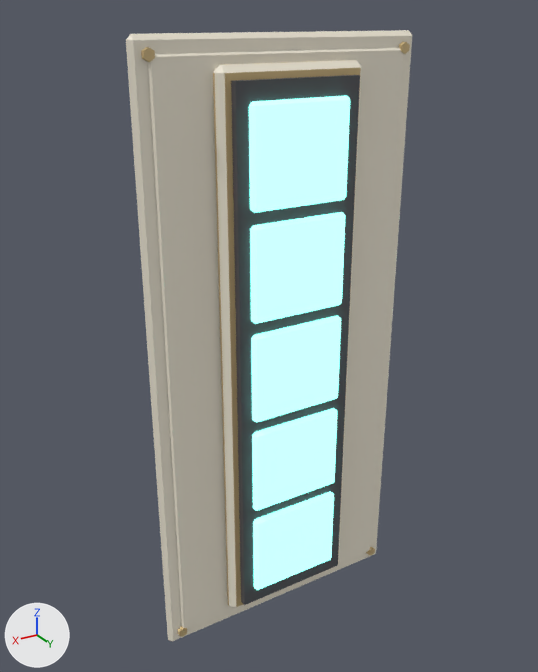
An edit to the FBX model Assets/_Project/Art/Models/Kit/Disp_Bar_1x2.fbx, drawn before and after from the same camera.
Rendered twice from a camera (50 mm lens) standing at (1.23, 1.97, 1.07) and looking at (0.04, 0.0, 0.09). Lighting does not change. The marker at lower left points along +X, +Y and +Z. The first picture is the older version. Where no turn or scale is listed for an object, it has been applied to the vertices. Vertices at exactly the same position are counted once.

The first picture shows 'Disp_Bar_1x2', 'Seg0.001', 'Seg1.001', 'Seg2.001', 'Seg3.001', 'Seg4.001'.
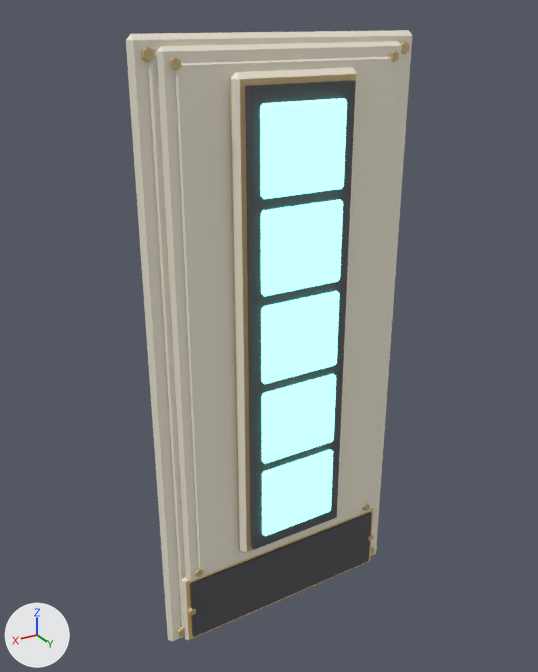
Patch to the scene script:
```diff
--- a/Assets/_Project/Art/Models/Kit/Disp_Bar_1x2.fbx.py
+++ b/Assets/_Project/Art/Models/Kit/Disp_Bar_1x2.fbx.py
@@ me_disp_bar_1x2_001 @@
 # used by ob_disp_bar_1x2; location = (0.0, 0.0, 0.0); rotation_euler = (1.571, 0.0, 0.0), in degrees (90, 0, 0)
-me_disp_bar_1x2_001.from_pydata(...)  # 120 vertices, 108 faces; spans x -0.48..0.48, y -1.03..1.03, z -0.11..0.0
+me_disp_bar_1x2_001.from_pydata(...)  # 256 vertices, 224 faces; spans x -0.48..0.48, y -1.03..1.03, z -0.12..0.0
+# me_disp_bar_1x2_001 part 6: a new loose piece, a 6-sided cylinder along z spanning x 0.354..0.381, y -0.733..-0.702, z -0.073..-0.056, in mat_metal (beige #ddc490)
+# me_disp_bar_1x2_001 part 7: a new loose piece, a box spanning x -0.179..0.179, y -0.657..0.897, z -0.125..-0.099, in mat_dark (dark grey #505055)
+# me_disp_bar_1x2_001 part 8: the loose piece of 16 vertices spanning x -0.43..0.43, y -0.98..0.98, z -0.04..-0.03 is copied, and the copy is scaled about its middle by 0.854, then moved by (0.0, 0.12, -0.03); it spans x -0.37..0.37, y -0.72..0.96, z -0.07..-0.06
+# me_disp_bar_1x2_001 part 9: a new loose piece, a 6-sided cylinder along z spanning x 0.354..0.381, y 0.942..0.973, z -0.073..-0.056, in mat_metal (beige #ddc490)
+# me_disp_bar_1x2_001 part 10: a new loose piece, a 6-sided cylinder along z spanning x -0.381..-0.354, y 0.942..0.973, z -0.073..-0.056, in mat_metal (beige #ddc490)
+# me_disp_bar_1x2_001 part 11: a new loose piece, a box spanning x -0.4..0.4, y -1.0..-0.76, z -0.065..-0.045, in mat_dark (dark grey #505055)
+# me_disp_bar_1x2_001 part 12: a new loose piece, a 6-sided cylinder along z spanning x 0.388..0.412, y -0.894..-0.866, z -0.07..-0.05, in mat_metal (beige #ddc490)
+# me_disp_bar_1x2_001 part 13: a new loose piece of 16 vertices spanning x -0.43..0.43, y -1.02..-0.74, z -0.06..-0.03
+# me_disp_bar_1x2_001 part 14: 31 vertices removed from x -0.25..0.25, y -0.95..0.95, z -0.11..-0.03; 47 vertices added at x -0.41..0.41, y -0.76..1.0, z -0.1..-0.03
+# other edits to the shape of me_disp_bar_1x2_001 do not show in these pictures
 me_disp_bar_1x2_001.materials.append(mat_panel)
@@ me_disp_bar_1x2_001 @@
 me_disp_bar_1x2_001.materials.append(mat_dark)
+me_disp_bar_1x2_001.materials.append(mat_trim)  # beige #e5bf76
@@ me_seg2_010 @@
-me_seg2_010.from_pydata(...)  # 24 vertices, 26 faces; spans x -0.17..0.17, y -0.015..0.015, z -0.155..0.155
+me_seg2_010.from_pydata(...)  # 24 vertices, 26 faces; spans x -0.145..0.145, y -0.013..0.013, z -0.132..0.132
+# me_seg2_010 part 1: the whole mesh is scaled about its middle by 0.854
 me_seg2_010.materials.append(mat_glow)
@@ me_seg1_010 @@
-me_seg1_010.from_pydata(...)  # 24 vertices, 26 faces; spans x -0.17..0.17, y -0.015..0.015, z -0.155..0.155
+me_seg1_010.from_pydata(...)  # 24 vertices, 26 faces; spans x -0.145..0.145, y -0.013..0.013, z -0.132..0.132
+# me_seg1_010 part 3: the whole mesh is scaled about its middle by 0.854
 me_seg1_010.materials.append(mat_glow)
@@ me_seg3_010 @@
-me_seg3_010.from_pydata(...)  # 24 vertices, 26 faces; spans x -0.17..0.17, y -0.015..0.015, z -0.155..0.155
+me_seg3_010.from_pydata(...)  # 24 vertices, 26 faces; spans x -0.145..0.145, y -0.013..0.013, z -0.132..0.132
+# me_seg3_010 part 5: the whole mesh is scaled about its middle by 0.854
 me_seg3_010.materials.append(mat_glow)
@@ me_seg0_010 @@
-me_seg0_010.from_pydata(...)  # 24 vertices, 26 faces; spans x -0.17..0.17, y -0.015..0.015, z -0.155..0.155
+me_seg0_010.from_pydata(...)  # 24 vertices, 26 faces; spans x -0.145..0.145, y -0.013..0.013, z -0.132..0.132
+# me_seg0_010 part 2: the whole mesh is scaled about its middle by 0.854
 me_seg0_010.materials.append(mat_glow)
@@ me_seg4_010 @@
-me_seg4_010.from_pydata(...)  # 24 vertices, 26 faces; spans x -0.17..0.17, y -0.015..0.015, z -0.155..0.155
+me_seg4_010.from_pydata(...)  # 24 vertices, 26 faces; spans x -0.145..0.145, y -0.013..0.013, z -0.132..0.132
+# me_seg4_010 part 4: the whole mesh is scaled about its middle by 0.854
 me_seg4_010.materials.append(mat_glow)
@@ ob_seg2_001 @@
 ob_seg2_001 = bpy.data.objects.new('Seg2.001', me_seg2_010)
-ob_seg2_001.location = (0.0, 0.11, 0.0)
+ob_seg2_001.location = (0.0, 0.129, 0.12)
@@ ob_seg1_001 @@
 ob_seg1_001 = bpy.data.objects.new('Seg1.001', me_seg1_010)
-ob_seg1_001.location = (0.0, 0.11, -0.35)
+ob_seg1_001.location = (0.0, 0.129, -0.179)
@@ ob_seg3_001 @@
 ob_seg3_001 = bpy.data.objects.new('Seg3.001', me_seg3_010)
-ob_seg3_001.location = (0.0, 0.11, 0.35)
+ob_seg3_001.location = (0.0, 0.129, 0.419)
@@ ob_seg0_001 @@
 ob_seg0_001 = bpy.data.objects.new('Seg0.001', me_seg0_010)
-ob_seg0_001.location = (0.0, 0.11, -0.7)
+ob_seg0_001.location = (0.0, 0.129, -0.478)
@@ ob_seg4_001 @@
 ob_seg4_001 = bpy.data.objects.new('Seg4.001', me_seg4_010)
-ob_seg4_001.location = (0.0, 0.11, 0.7)
+ob_seg4_001.location = (0.0, 0.129, 0.718)
```

Pixel boxes [x1, y1, x2, y2] of what changed, in the pictures (538 x 672 px; the box of a moved part takes in the faces that stretch with it):
'Seg4.001', moved, rescaled (14% narrower, 14% shorter): before [249, 96, 350, 213]; after [260, 98, 347, 199]
'Seg3.001', moved, rescaled (14% narrower, 13% shorter): before [250, 212, 346, 324]; after [261, 199, 343, 296]
'Seg2.001', moved, rescaled (12% narrower, 13% shorter): before [251, 316, 341, 423]; after [261, 291, 340, 384]
'Seg1.001', moved, rescaled (12% narrower, 12% shorter): before [252, 408, 337, 511]; after [261, 374, 336, 464]
'Seg0.001', moved, rescaled (12% narrower, 12% shorter): before [253, 491, 334, 590]; after [262, 449, 333, 536]
part 6 of me_disp_bar_1x2_001, added: after [195, 568, 203, 577]
part 7 of me_disp_bar_1x2_001, added: after [245, 80, 356, 550]
part 8 of me_disp_bar_1x2_001, added (pale yellow): after [175, 57, 393, 570]
part 9 of me_disp_bar_1x2_001, added: after [170, 57, 181, 70]
part 10 of me_disp_bar_1x2_001, added: after [389, 51, 399, 62]
part 11 of me_disp_bar_1x2_001, added: after [190, 512, 372, 637]
part 12 of me_disp_bar_1x2_001, added: after [188, 607, 196, 616]
part 13 of me_disp_bar_1x2_001, added: after [182, 505, 374, 640]
part 14 of me_disp_bar_1x2_001, moved or reshaped: before [213, 60, 362, 608]; after [157, 41, 410, 581]
